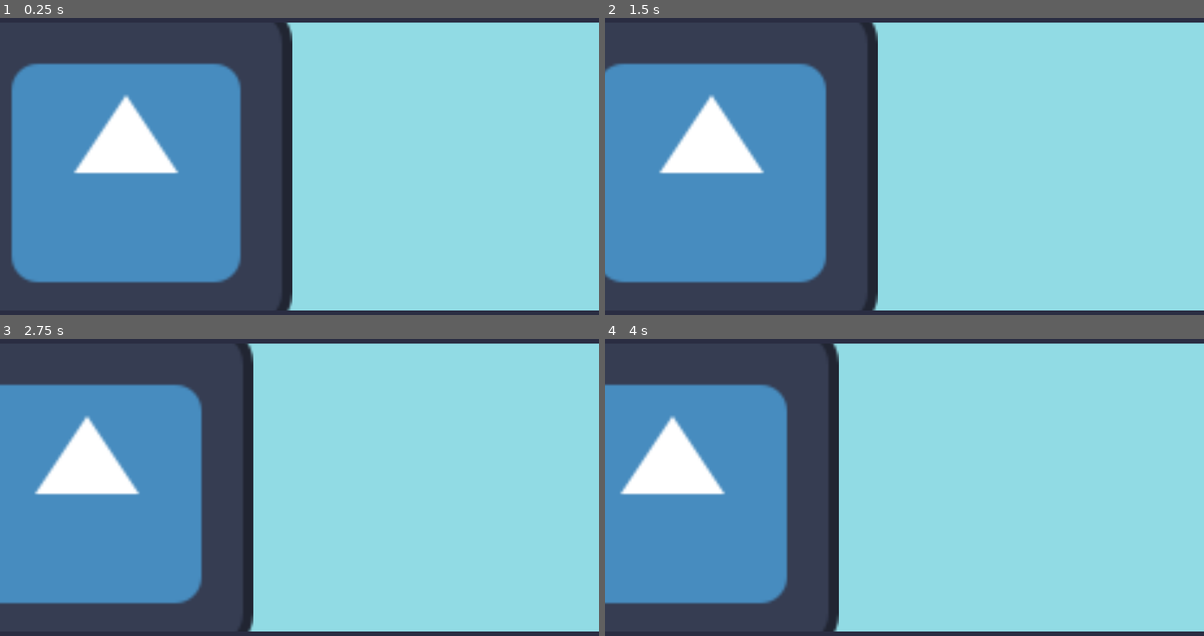
Above: before the commit, frames 1-4 (two rows, left to right).
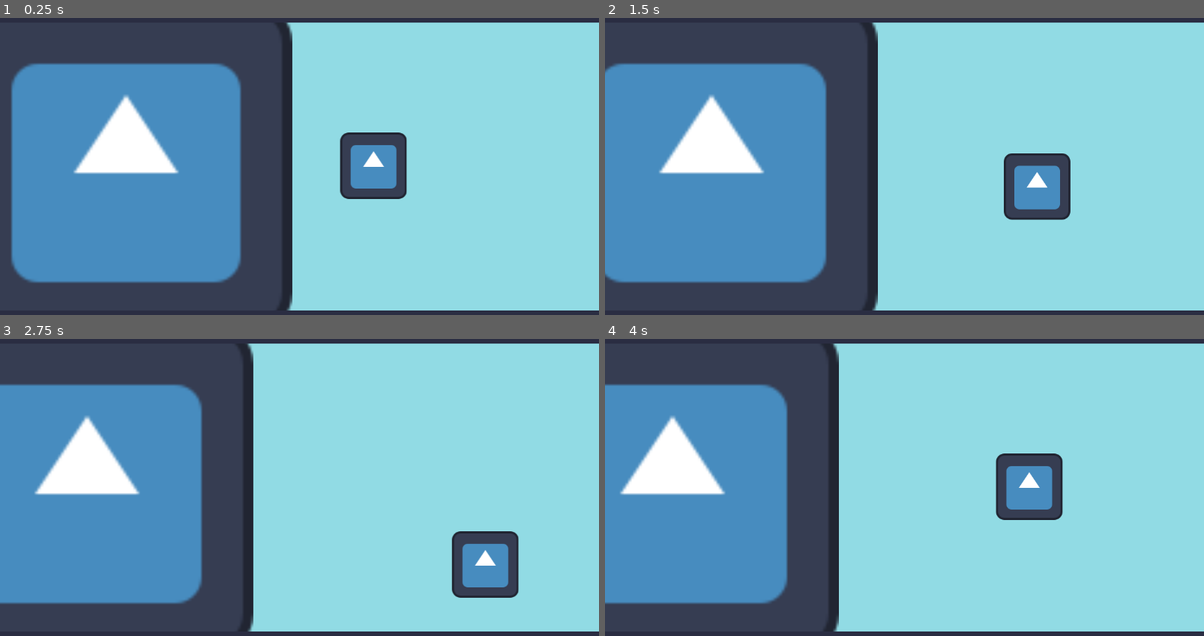
Above: after the commit, the same moments.

Repository: les-brows/la-boucle-musicale
Game: Godot game, scene res://Levels/ScrollingLevel.tscn
Two runs of this game, one before a commit and one after it. Both use one fixed random seed, a clock stepped at 60 frames per second and the inputs below. The engine's default icon, where the game draws it, is replaced by a stand-in: a white triangle on a blue panel in a dark square.
Inputs:
- Up to frame 1 (0.25 s): no input
- Up to frame 2 (1.5 s): hold D (player1_right, bound only after the commit) 0.53-1.28 s; hold S (player1_down, bound only after the commit) from 1.28 s (still down)
- Up to frame 3 (2.75 s): release S (player1_down, bound only after the commit) at 2.03 s; hold D (player1_right, bound only after the commit) from 2.03 s (still down)
- Up to frame 4 (4 s): release D (player1_right, bound only after the commit) at 2.78 s; hold W (player1_up, bound only after the commit) 2.78-3.53 s; hold A (player1_left, bound only after the commit) from 3.53 s (still down)

The runs differ from the first frame. In frame 1, 2.5% of the frame differs, in the area x 56-68%, y 38-61%; in frame 2, 2.5%; in frame 3, 2.5%; in frame 4, 2.5%.

Commit message:
feat: add moving character

Diff:
--- a/Levels/ScrollingLevel.tscn
+++ b/Levels/ScrollingLevel.tscn
@@ -1,7 +1,8 @@
-[gd_scene load_steps=10 format=3 uid="uid://c0xi81rtw0j1x"]
+[gd_scene load_steps=12 format=3 uid="uid://c0xi81rtw0j1x"]
 
 [ext_resource type="Script" uid="uid://dcsblj63e8pkg" path="res://Levels/scrolling_level.gd" id="1_fh0lb"]
-[ext_resource type="Texture2D" uid="uid://c8ndkv3op4c16" path="res://icon.svg" id="2_0352d"]
+[ext_resource type="PackedScene" uid="uid://b221e60ap4jq7" path="res://Objects/Player/Player.tscn" id="2_6wcv4"]
+[ext_resource type="Texture2D" uid="uid://bqyrux3e3tys5" path="res://icon.svg" id="2_0352d"]
 
 [sub_resource type="RectangleShape2D" id="RectangleShape2D_fh0lb"]
 size = Vector2(76.1049, 61.3333)
@@ -23,12 +24,17 @@
 [sub_resource type="GradientTexture2D" id="GradientTexture2D_6wcv4"]
 gradient = SubResource("Gradient_0352d")
 
+[sub_resource type="SegmentShape2D" id="SegmentShape2D_0352d"]
+
 [sub_resource type="SegmentShape2D" id="SegmentShape2D_fh0lb"]
 a = Vector2(5000, 642)
 b = Vector2(5000, 9)
 
 [node name="ScrollingLevel" type="Node2D"]
 script = ExtResource("1_fh0lb")
+
+[node name="Player" parent="." instance=ExtResource("2_6wcv4")]
+position = Vector2(730, 320)
 
 [node name="Camera2D" type="Camera2D" parent="."]
 position = Vector2(580, 320)
@@ -73,7 +79,7 @@
 [node name="MiddleLine" type="Area2D" parent="Ground"]
 
 [node name="CollisionShape2D" type="CollisionShape2D" parent="Ground/MiddleLine"]
-shape = SubResource("SegmentShape2D_fh0lb")
+shape = SubResource("SegmentShape2D_0352d")
 
 [node name="EndLine" type="Area2D" parent="Ground"]
 
--- /dev/null
+++ b/Objects/Player/Player.tscn
@@ -0,0 +1,16 @@
+[gd_scene load_steps=4 format=3 uid="uid://b221e60ap4jq7"]
+
+[ext_resource type="Script" uid="uid://dyqm6x6ex6gk" path="res://Objects/Player/player.gd" id="1_we6tp"]
+[ext_resource type="Texture2D" uid="uid://bqyrux3e3tys5" path="res://icon.svg" id="2_oansn"]
+
+[sub_resource type="RectangleShape2D" id="RectangleShape2D_cac6a"]
+size = Vector2(130, 128)
+
+[node name="Player" type="CharacterBody2D"]
+script = ExtResource("1_we6tp")
+
+[node name="CollisionShape2D" type="CollisionShape2D" parent="."]
+shape = SubResource("RectangleShape2D_cac6a")
+
+[node name="Sprite2D" type="Sprite2D" parent="."]
+texture = ExtResource("2_oansn")
--- /dev/null
+++ b/Objects/Player/player.gd
@@ -0,0 +1,22 @@
+extends CharacterBody2D
+
+@export var speed = 200.0
+
+func _physics_process(delta):
+	var direction = Vector2.ZERO
+
+	if Input.is_action_pressed("player1_right"):
+		direction.x += 1
+	if Input.is_action_pressed("player1_left"):
+		direction.x -= 1
+	if Input.is_action_pressed("player1_down"):
+		direction.y += 1
+	if Input.is_action_pressed("player1_up"):
+		direction.y -= 1
+
+	# Normalize direction to prevent faster diagonal movement
+	if direction.length() > 0:
+		direction = direction.normalized()
+
+	velocity = direction * speed
+	move_and_slide()
--- a/project.godot
+++ b/project.godot
@@ -19,6 +19,39 @@
 
 Globals="*res://globals.gd"
 
+[input]
+
+player1_left={
+"deadzone": 0.2,
+"events": [null, Object(InputEventKey,"resource_local_to_scene":false,"resource_name":"","device":-1,"window_id":0,"alt_pressed":false,"shift_pressed":false,"ctrl_pressed":false,"meta_pressed":false,"pressed":false,"keycode":0,"physical_keycode":65,"key_label":0,"unicode":113,"location":0,"echo":false,"script":null)
+, Object(InputEventJoypadMotion,"resource_local_to_scene":false,"resource_name":"","device":-1,"axis":0,"axis_value":-1.0,"script":null)
+]
+}
+player1_up={
+"deadzone": 0.2,
+"events": [Object(InputEventKey,"resource_local_to_scene":false,"resource_name":"","device":-1,"window_id":0,"alt_pressed":false,"shift_pressed":false,"ctrl_pressed":false,"meta_pressed":false,"pressed":false,"keycode":0,"physical_keycode":87,"key_label":0,"unicode":122,"location":0,"echo":false,"script":null)
+, Object(InputEventJoypadMotion,"resource_local_to_scene":false,"resource_name":"","device":-1,"axis":1,"axis_value":-1.0,"script":null)
+]
+}
+player1_down={
+"deadzone": 0.2,
+"events": [Object(InputEventKey,"resource_local_to_scene":false,"resource_name":"","device":-1,"window_id":0,"alt_pressed":false,"shift_pressed":false,"ctrl_pressed":false,"meta_pressed":false,"pressed":false,"keycode":0,"physical_keycode":83,"key_label":0,"unicode":115,"location":0,"echo":false,"script":null)
+, Object(InputEventJoypadMotion,"resource_local_to_scene":false,"resource_name":"","device":-1,"axis":1,"axis_value":1.0,"script":null)
+]
+}
+player1_right={
+"deadzone": 0.2,
+"events": [Object(InputEventKey,"resource_local_to_scene":false,"resource_name":"","device":-1,"window_id":0,"alt_pressed":false,"shift_pressed":false,"ctrl_pressed":false,"meta_pressed":false,"pressed":false,"keycode":0,"physical_keycode":68,"key_label":0,"unicode":100,"location":0,"echo":false,"script":null)
+, Object(InputEventJoypadMotion,"resource_local_to_scene":false,"resource_name":"","device":-1,"axis":0,"axis_value":1.0,"script":null)
+]
+}
+player1_shoot={
+"deadzone": 0.2,
+"events": [Object(InputEventMouseButton,"resource_local_to_scene":false,"resource_name":"","device":-1,"window_id":0,"alt_pressed":false,"shift_pressed":false,"ctrl_pressed":false,"meta_pressed":false,"button_mask":0,"position":Vector2(0, 0),"global_position":Vector2(0, 0),"factor":1.0,"button_index":2,"canceled":false,"pressed":false,"double_click":false,"script":null)
+, Object(InputEventJoypadButton,"resource_local_to_scene":false,"resource_name":"","device":-1,"button_index":10,"pressure":0.0,"pressed":false,"script":null)
+]
+}
+
 [rendering]
 
 renderer/rendering_method="gl_compatibility"
Not shown, changed: icon.svg.import
